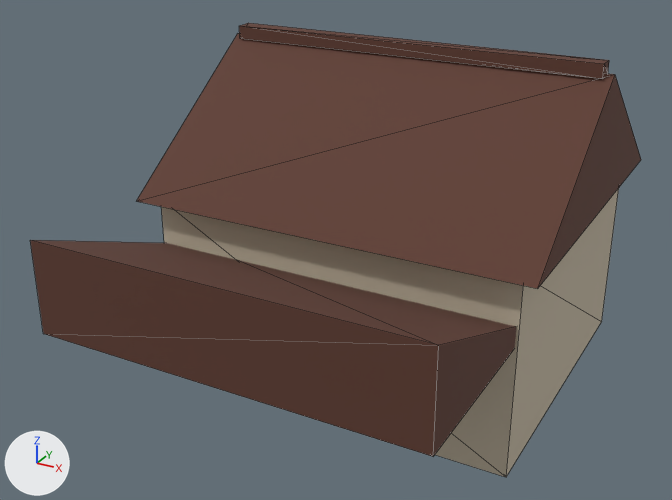
One commit to the glTF model assets/map3d_houses/workshop.glb: the scene before it, then after it.
Both versions are drawn from a 50 mm lens placed at (7.26, -14.52, 9.92), pointed at (-0.49, -0.45, 2.89). The axes (+X, +Y, +Z) are drawn at lower left. The lights are the same throughout. The older version comes first. Mesh edges are drawn as thin lines. Vertices at exactly the same position are counted once.

Names of what the first picture shows: 'workshop'.
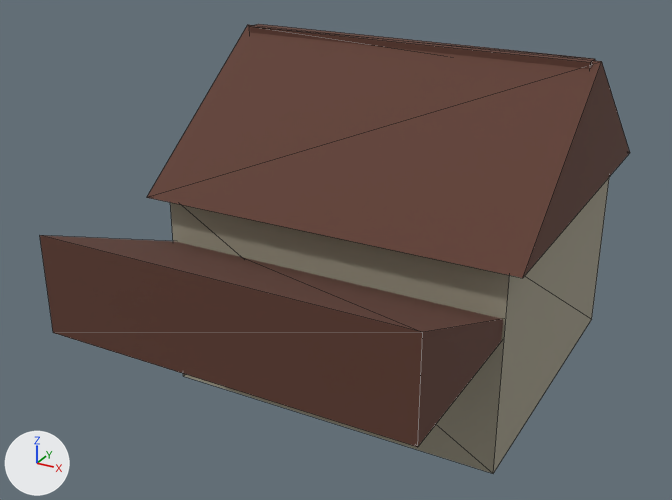
Where the change shows, as pixel boxes (x1, y1, x2, y2) in the pictures (672 x 500 px; the box of a moved part takes in the faces that stretch with it):
'workshop', recoloured, reshaped
    before: (30, 23, 641, 477)
    after: (40, 24, 630, 473)
part 1 of me_cube, moved or reshaped
    before: (137, 33, 641, 289)
    after: (147, 25, 630, 278)
part 2 of me_cube, moved or reshaped
    before: (239, 23, 609, 79)
    after: (249, 24, 595, 69)
part 3 of me_cube, moved or reshaped
    before: (30, 240, 516, 456)
    after: (40, 235, 503, 447)
part 4 of me_cube, moved or reshaped
    before: (161, 188, 619, 477)
    after: (170, 178, 609, 473)

The change, as a diff of the scene's bpy script:
```diff
--- a/assets/map3d_houses/workshop.glb.py
+++ b/assets/map3d_houses/workshop.glb.py
@@ mat_wall @@
 mat_wall = principled_material('wall')
-mat_wall.base_color = (0.578, 0.503, 0.381)  # beige #c8bca6
+mat_wall.base_color = (0.361, 0.332, 0.25)  # grey #a29c89
 mat_wall.roughness = 0.85
@@ me_cube @@
 # used by ob_workshop; location = (0.0, 0.0, 0.0)
-me_cube.from_pydata(...)  # 36 vertices, 52 faces; spans x -3.85..3.85, y -5.0..5.0, z 0.0..6.5
-me_cube.vertices[0].co = (-3.53, -1.73, 0.0)
-me_cube.vertices[1].co = (-3.53, -1.73, 3.78)
-me_cube.vertices[2].co = (-3.53, 4.68, 0.0)
-me_cube.vertices[3].co = (-3.53, 4.68, 3.78)
-me_cube.vertices[4].co = (3.53, -1.73, 0.0)  # pixel (506, 477)
-me_cube.vertices[5].co = (3.53, -1.73, 3.78)
-me_cube.vertices[6].co = (3.53, 4.68, 0.0)  # pixel (601, 321)
-me_cube.vertices[7].co = (3.53, 4.68, 3.78)
+me_cube.from_pydata(...)  # 36 vertices, 52 faces; spans x -3.6..3.6, y -5.0..5.0, z 0.0..6.5
+# me_cube part 1: the loose piece of 6 vertices spanning x -3.85..3.85, y -2.05..5.0, z 3.78..6.31 is scaled about the mesh origin by (0.936, 0.999, 1.03)
+# me_cube part 2: the loose piece of 8 vertices spanning x -3.69..3.69, y 1.3..1.64, z 6.25..6.5 is scaled about its middle by (0.936, 0.936, 1.03), then moved by (0.0, 0.01, 0.0)
+# me_cube part 3: the loose piece of 6 vertices spanning x -3.48..3.48, y -5.0..-0.72, z 2.5..4.17 is scaled about its middle by (0.936, 0.993, 1.03), then moved by (0.0, -0.02, 0.1)
+# me_cube part 4
+me_cube.vertices[0].co = (-3.3, -1.74, 0.0)  # pixel (183, 376)
+me_cube.vertices[1].co = (-3.3, -1.74, 3.9)
+me_cube.vertices[2].co = (-3.3, 4.7, 0.0)
+me_cube.vertices[3].co = (-3.3, 4.7, 3.9)
+me_cube.vertices[4].co = (3.3, -1.74, 0.0)  # pixel (493, 473)
+me_cube.vertices[5].co = (3.3, -1.74, 3.9)
+me_cube.vertices[6].co = (3.3, 4.7, 0.0)  # pixel (591, 319)
+me_cube.vertices[7].co = (3.3, 4.7, 3.9)
+# other edits to the shape of me_cube do not show in these pictures
 me_cube.materials.append(mat_wall)
```
